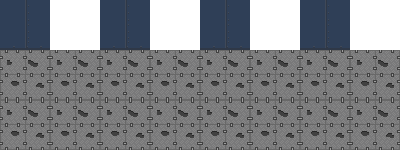
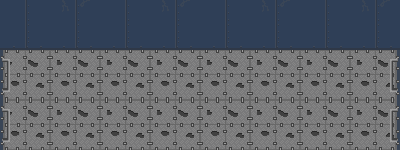
Layers edited between the first and the second 400 x 150 image:
added layer "wallTile_R_01 copy" above "wallTile_R_01" over [390, 100, 400, 150]
added layer "wallTile_R_01" above "wallTile_01 copy" over [390, 50, 400, 100]
added layer "wallTile_01 copy" above "wallTile_01" over [0, 100, 10, 150]
added layer "wallTile_01" above "wall_back_02 copy 3" over [0, 50, 10, 100]
added layer "wall_back_02 copy 3" above "wall_back_02 copy 2" over [350, 0, 400, 50]
added layer "wall_back_02 copy 2" above "wall_back_02 copy" over [250, 0, 300, 50]
added layer "wall_back_02 copy" above "wall_back_02" over [150, 0, 200, 50]
added layer "wall_back_02" above "wall_back_01 copy 3" over [50, 0, 100, 50]
